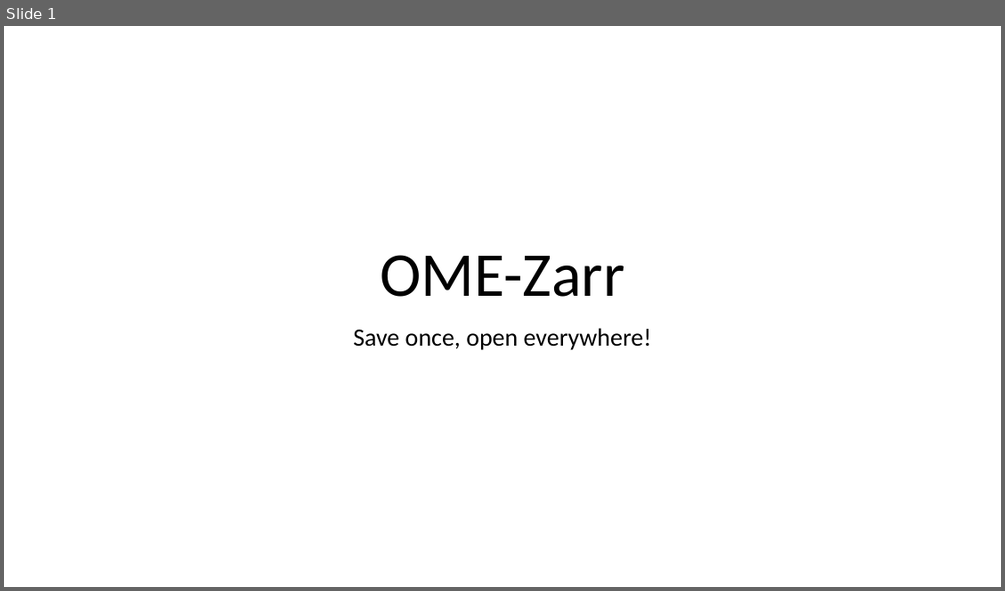
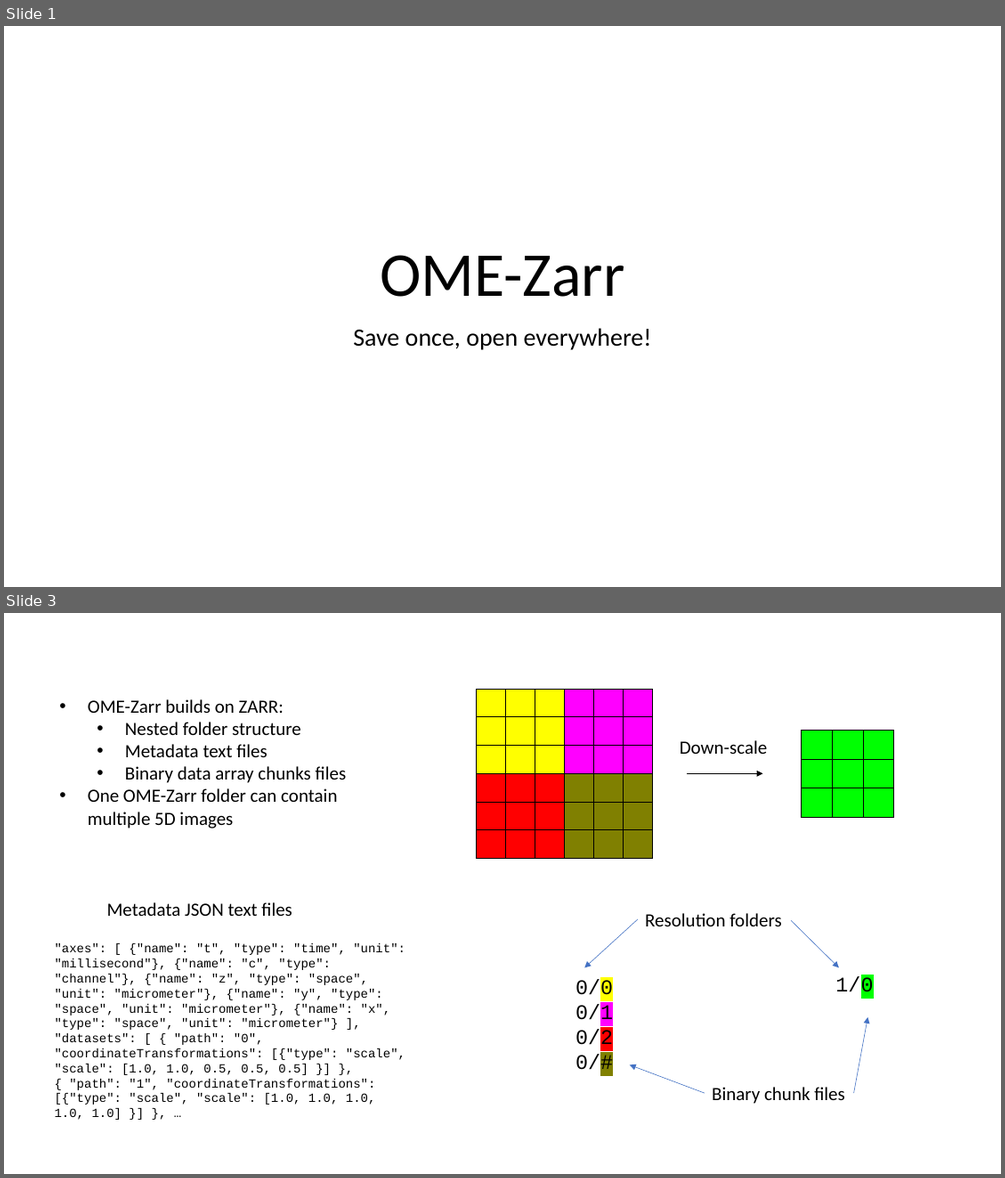
Before and after one commit to NEUBIAS/training-resources, a slide deck: figures/resources/ome-zarr.pptx. Shown one above the other, each under a label of ours: slide 1 before the commit, slides 1 and 3 after it; the slides between them are not shown. The pictures are 1005x591 and 1005x1178 pixels, drawn with LibreOffice and Linux fonts; fonts in the diff are those of the drawing. Boxes give left, top, right and bottom in pixels: in the first picture for what was removed or moved away, otherwise in the second. Text is boxed around its words. In the diff, an @@ line names an element or a change of style, - is before the commit and + after.

```diff
--- a/figures/resources/ome-zarr.pptx
+++ b/figures/resources/ome-zarr.pptx
@@ slide 3 added at <box>4,613,1001,1174</box>, background #FFFFFF @@
@@ table added at <box>477,690,652,859</box>, 6 rows, 6 columns @@
+ |  |  |  |  | 
+ |  |  |  |  | 
+ |  |  |  |  | 
+ |  |  |  |  | 
+ |  |  |  |  | 
+ |  |  |  |  | 
@@ text added at <box>88,699,347,828</box>, 18 pt, text #000000 @@
+• OME-Zarr builds on ZARR:
+  • Nested folder structure
+  • Metadata text files
+  • Binary data array chunks files
+• One OME-Zarr folder can contain multiple 5D images
@@ text added at <box>680,740,768,754</box>, 18 pt, text #000000 @@
+Down-scale
@@ table added at <box>802,730,894,817</box>, 3 rows, 3 columns @@
+ |  | 
+ |  | 
+ |  | 
@@ arrow added from (687, 774) to (763, 774), #000000 0.5 pt @@
@@ text added at <box>107,902,292,916</box>, 18 pt, text #000000 @@
+Metadata JSON text files
@@ arrow added from (638, 919) to (584, 967), #4472C4 0.5 pt @@
@@ text added at <box>645,913,781,926</box>, 18 pt, text #000000 @@
+Resolution folders
@@ arrow added from (792, 920) to (840, 967), #4472C4 0.5 pt @@
@@ text added at <box>55,943,405,1119</box>, 12 pt, text #000000 @@
+"axes": [ {"name": "t", "type": "time", "unit": "millisecond"}, {"name": "c", "type": "channel"}, {"name": "z", "type": "space", "unit": "micrometer"}, {"name": "y", "type": "space", "unit": "micrometer"}, {"name": "x", "type": "space", "unit": "micrometer"} ], "datasets": [ { "path": "0", "coordinateTransformations": [{"type": "scale", "scale": [1.0, 1.0, 0.5, 0.5, 0.5] }] }, { "path": "1", "coordinateTransformations": [{"type": "scale", "scale": [1.0, 1.0, 1.0, 1.0, 1.0] }] }, …
@@ text added at <box>575,979,613,1075</box>, 20 pt, text #000000 @@
+0/0
+0/1
+0/2
+0/#
@@ text added at <box>835,976,873,997</box>, 20 pt, text #000000 @@
+1/0
@@ arrow added from (853, 1093) to (867, 1017), #4472C4 0.5 pt @@
@@ arrow added from (704, 1093) to (630, 1064), #4472C4 0.5 pt @@
@@ text added at <box>712,1086,845,1103</box>, 18 pt, text #000000 @@
+Binary chunk files
```
Also in this commit, not shown: 1 slide changed, 14 other files.
